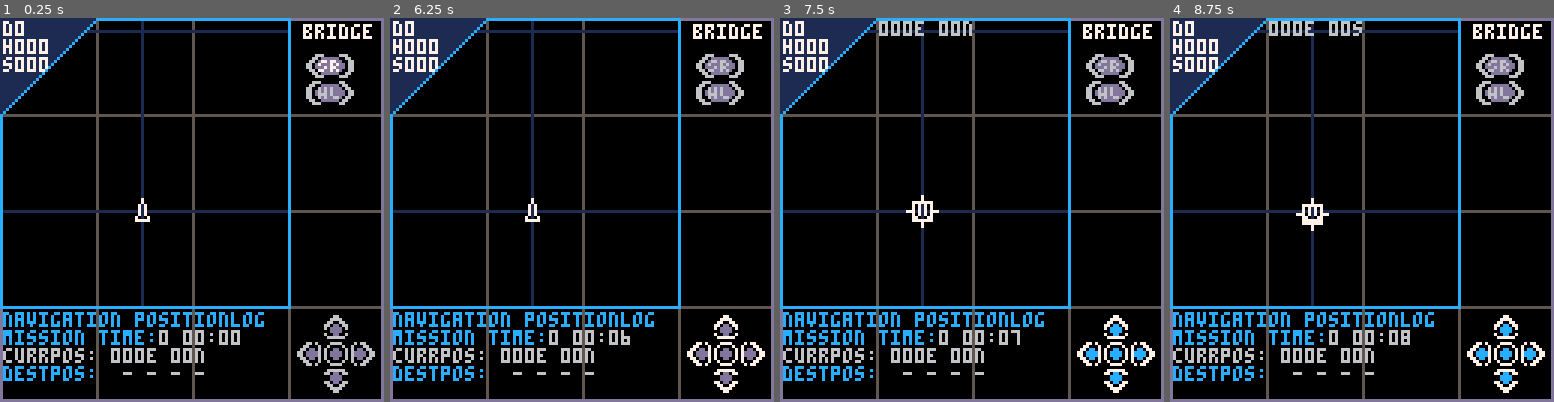
Above: before the commit, frames 1-4 (left to right).
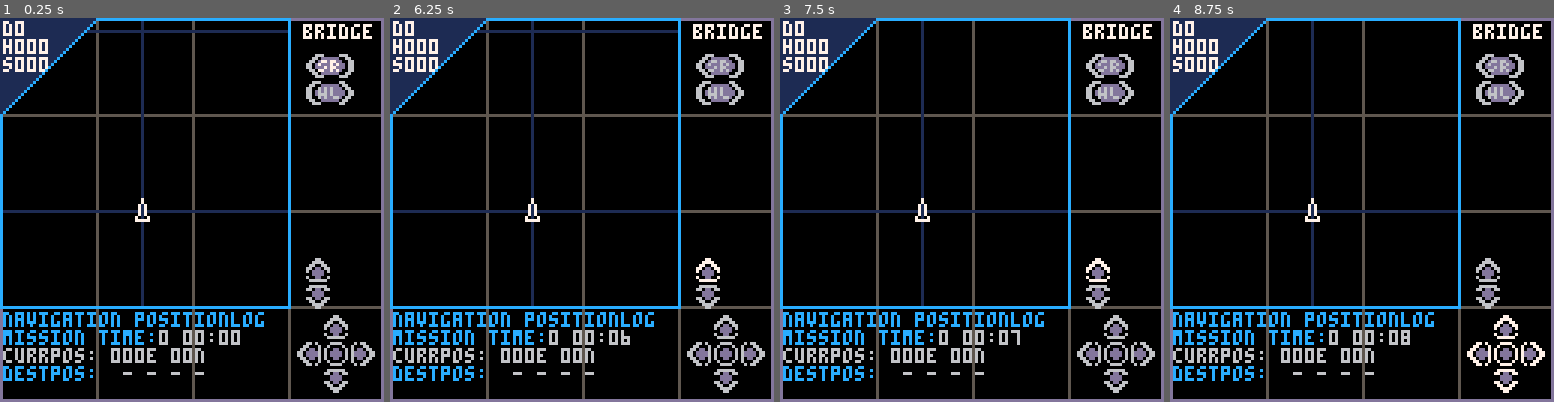
Above: after the commit, the same moments.

Repository: NickWest27/AquaNovaPico
Game: PICO-8 cartridge aquanova.p8
Same seed, same stepped clock (60 frames per second), same inputs: the game is played once before the commit and once after it.
Inputs:
- Up to frame 1 (0.25 s): no input
- Up to frame 2 (6.25 s): tap X (X key) at 0.33, 1.07, 1.85, 2.97, 4.08, 5.2 s; tap O (Z key) at 0.7, 1.7, 2.1, 2.5, 2.9, 3.3, 3.7, 4.1, 4.5, 4.9, 5.3, 5.7, 6.1 s; hold Right 1.6-2.1 s; hold Up 2.15-2.42 s; hold Right 2.47-3.03 s; hold Left 3.08-3.58 s; hold Down 3.63-3.97 s; hold Right 4.02-4.68 s; hold Up 4.73-5.03 s; hold Left 5.08-5.68 s; hold Down 5.73-6.03 s; hold Right from 6.08 s (still down)
- Up to frame 3 (7.5 s): tap X (X key) at 6.32, 7.43 s; tap O (Z key) at 6.5, 6.9, 7.3 s; release Right at 6.58 s; hold Right 6.63-7.13 s; hold Up 7.18-7.45 s
- Up to frame 4 (8.75 s): hold Right 7.5-8.07 s; tap O (Z key) at 7.7, 8.1, 8.5 s; hold Left 8.12-8.62 s; tap X (X key) at 8.55 s; hold Down from 8.67 s (still down)

The runs differ from the first frame. In frame 1, 0.4% of the frame differs, in the area x 79-86%, y 62-76%; in frame 2, 1.1%; in frame 3, 2.5%, in the area x 22-98%, y 0-98%; in frame 4, 1.8%.

Commit message:
added zoom buttons

Diff:
--- a/aquanova.p8
+++ b/aquanova.p8
@@ -73,14 +73,18 @@
 
 -- === map and locations ===
 -- scale: 1 world unit = 1 minute, 60 units = 1 degree
--- map zoom: 1 pixel = 1 minute (tactical zoom level)
 world_size = 21600 -- world is full globe: 360° × 60 minutes
 map_size = 96 -- map display is 96×96 pixels
-zoom = 1.0 -- zoom level: 1.0 = 1 pixel per minute (96 pixels shows 96 minutes = 1.6°)
+
+-- zoom system: zoom_level index selects from zoom_levels table
+zoom_level = 3 -- current zoom level (1=far, 5=close)
+zoom_levels = {0.25, 0.5, 1.0, 2.0, 4.0} -- pixels per minute at each level
+zoom = zoom_levels[zoom_level] -- actual zoom multiplier
+
 -- world coordinates (full globe):
 -- x: longitude -10800 to +10800 (-180° to +180°, wraps at boundaries)
 -- y: latitude -5400 to +5400 (-90° to +90°, clamps at poles)
--- at zoom=1.0, the 96×96 map shows 96×96 minutes (1.6° × 1.6°) centered on submarine
+-- zoom effects: level 1 (0.25x) shows 384', level 3 (1.0x) shows 96', level 5 (4.0x) shows 24'
 
 -- sample sites
 sample_sites = {
@@ -288,32 +292,36 @@
   button("left_big", 102, 12, cycle_station_backward, "SR") -- station left
   button("right_big", 102, 21, cycle_station_forward, "HL") -- station right
 
+  -- zoom controls
+  button("up", 102, 80, zoom_in, "-")
+  button("down", 102, 89, zoom_out, "+")
+
   dpad(108, 108, {
     label = "cursor",
     left = function()
-      -- move cursor in 1-minute increments
-      -- 1 world unit = 1 minute
-      -- 60 world units = 1 degree
+      -- move cursor scaled by zoom level
+      -- at zoom=1.0: move 1 minute per step
+      -- at zoom=0.25: move 4 minutes per step (appears same speed on screen)
       local world_x, world_y = screen_to_world(cursor.x, cursor.y)
-      world_x -= 1  -- move 1 minute west
+      world_x -= 1 / zoom  -- scale movement by zoom factor
       cursor.x, cursor.y = world_to_screen(world_x, world_y)
       if cursor.x < 0 then cursor.x = 0 end
     end,
     right = function()
       local world_x, world_y = screen_to_world(cursor.x, cursor.y)
-      world_x += 1  -- move 1 minute east
+      world_x += 1 / zoom  -- scale movement by zoom factor
       cursor.x, cursor.y = world_to_screen(world_x, world_y)
       if cursor.x > 96 then cursor.x = 96 end
     end,
     up = function()
       local world_x, world_y = screen_to_world(cursor.x, cursor.y)
-      world_y += 1  -- move 1 minute north (world Y+ = north)
+      world_y += 1 / zoom  -- scale movement by zoom factor
       cursor.x, cursor.y = world_to_screen(world_x, world_y)
       if cursor.y < 0 then cursor.y = 0 end
     end,
     down = function()
       local world_x, world_y = screen_to_world(cursor.x, cursor.y)
-      world_y -= 1  -- move 1 minute south
+      world_y -= 1 / zoom  -- scale movement by zoom factor
       cursor.x, cursor.y = world_to_screen(world_x, world_y)
       if cursor.y > 96 then cursor.y = 96 end
     end,
@@ -328,6 +336,22 @@
       end
     end
   })
+end
+
+function zoom_in()
+  -- increase zoom level (closer view)
+  if zoom_level < 5 then
+    zoom_level += 1
+    zoom = zoom_levels[zoom_level]
+  end
+end
+
+function zoom_out()
+  -- decrease zoom level (wider view)
+  if zoom_level > 1 then
+    zoom_level -= 1
+    zoom = zoom_levels[zoom_level]
+  end
 end
 
 function setup_helm_buttons()
